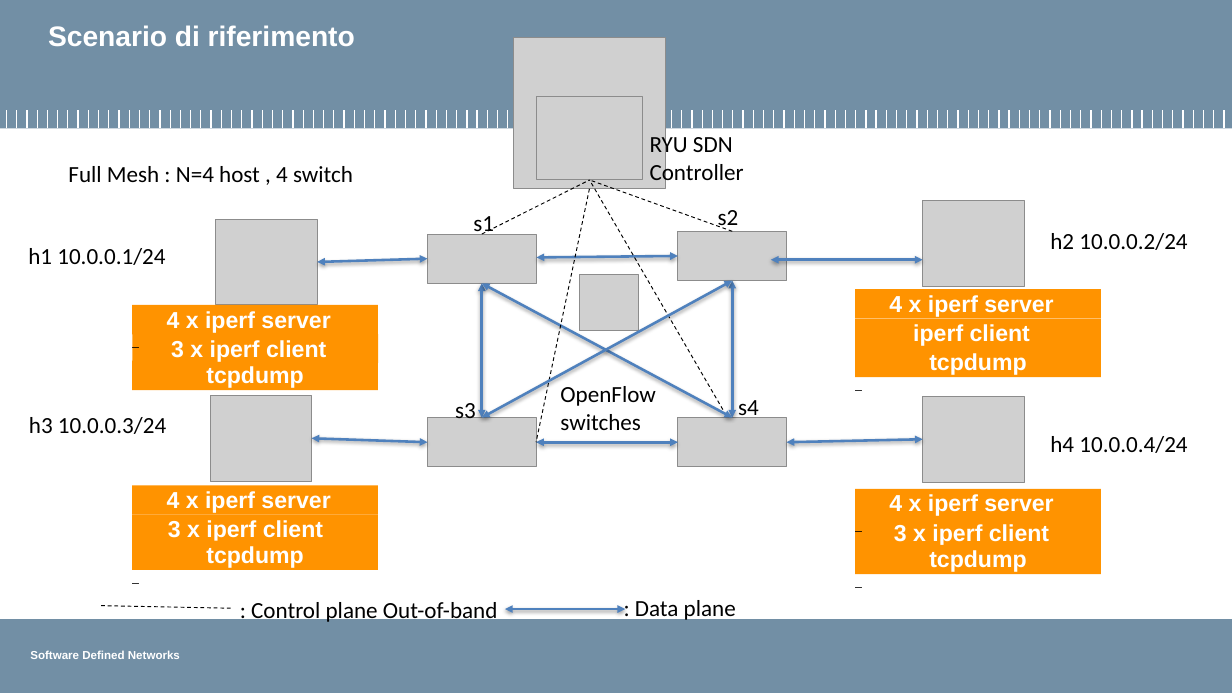
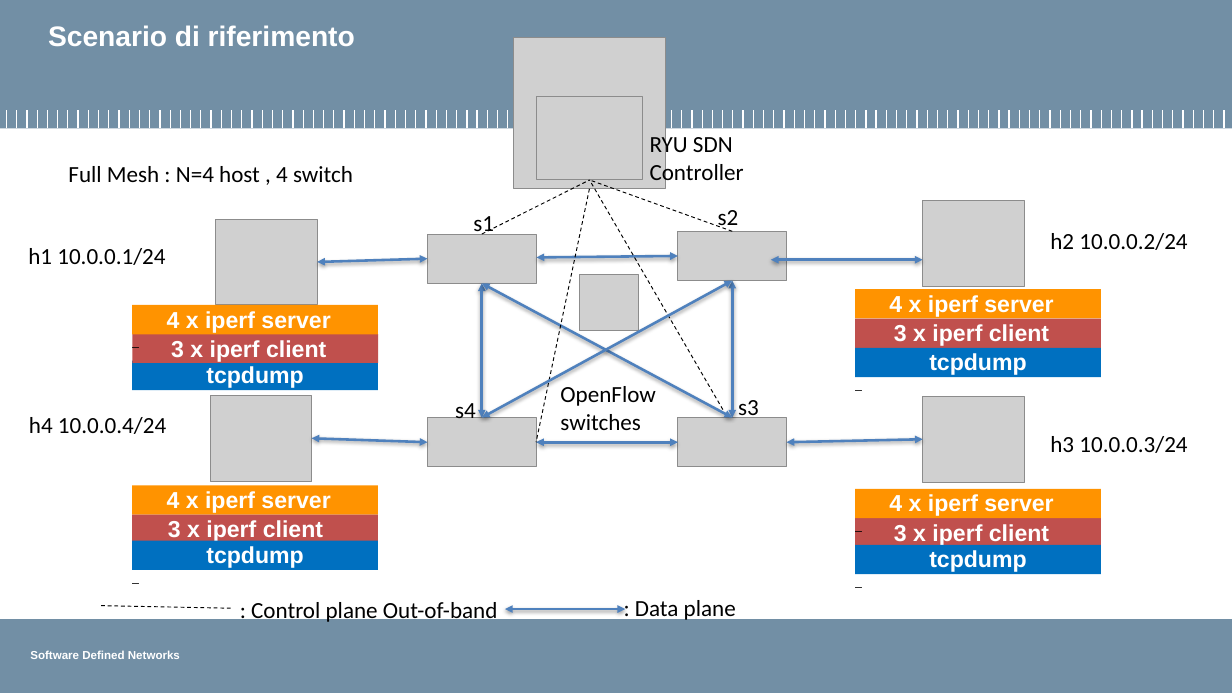
Before and after one commit to pierluigigrossi/progetto-SDN, a slide deck: slide 5 of intermedia8.pptx. Drawn at 1232x693 pixels with LibreOffice and Linux fonts; fonts in the diff are those of the drawing; grey boxes stand for pictures; background and template pictures are left out. Boxes give left, top, right and bottom in pixels: in the first picture for what was removed or moved away, otherwise in the second. Text is boxed around its words. In the diff, an @@ line names an element or a change of style, - is before the commit and + after.

Commit message:
pptx

```diff
--- a/intermedia8.pptx
+++ b/intermedia8.pptx
@@ fill #FF9300 to #C0504D in 4 elements at box(855, 518, 1101, 548), box(132, 335, 378, 363), box(132, 515, 378, 544), box(855, 319, 1101, 348) @@
@@ text in freeform shape at box(894, 324, 1049, 346): text changed @@
-iperf client
+3 x iperf client
@@ text at box(29, 417, 166, 434): text changed @@
-h3 10.0.0.3/24
+h4 10.0.0.4/24
@@ text at box(455, 403, 476, 419): text changed @@
-s3
+s4
@@ text at box(738, 400, 759, 422): text changed @@
-s4
+s3
@@ text at box(1050, 436, 1187, 453): text changed @@
-h4 10.0.0.4/24
+h3 10.0.0.3/24
@@ fill #FF9300 to #0070C0 in 4 elements at box(132, 360, 378, 390), box(132, 541, 378, 570), box(855, 348, 1101, 377), box(855, 545, 1101, 575) @@
```
Also in this commit, not shown: 1 other slide changed, 1 slide added.
